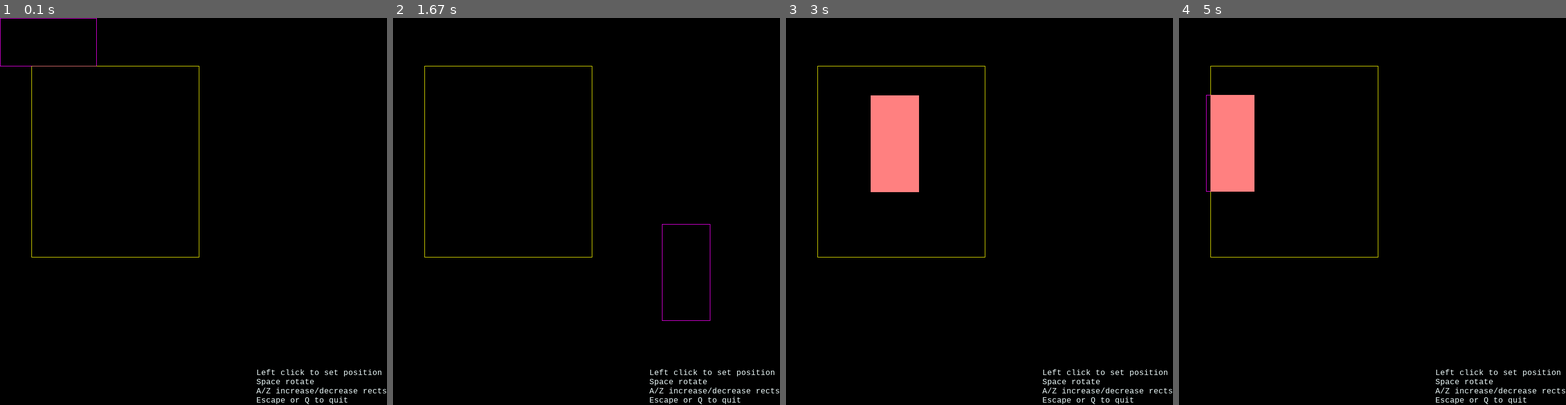
Above: before the commit, frames 1-4 (left to right).
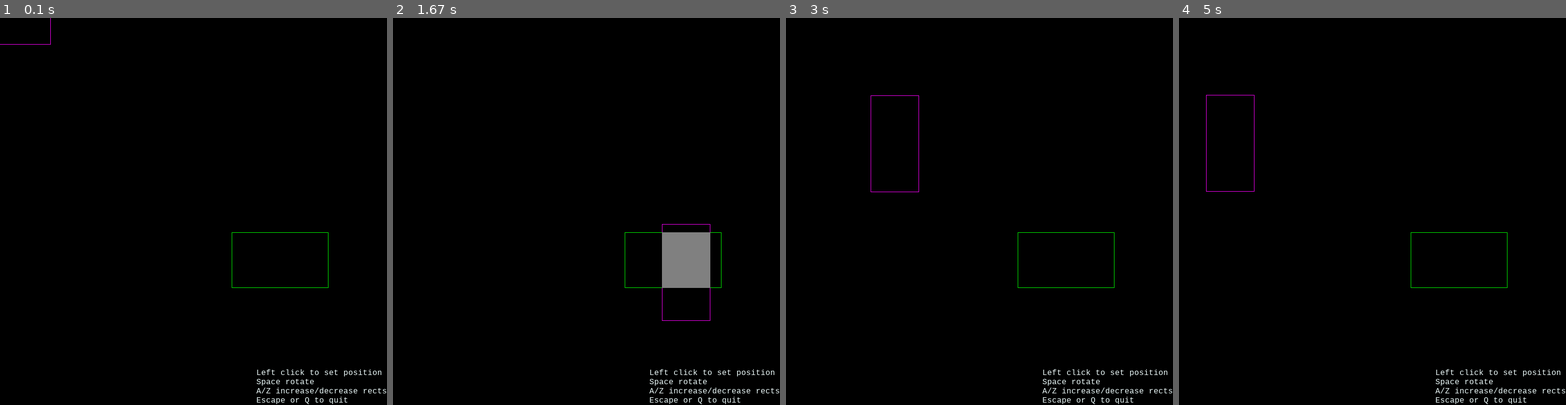
Above: after the commit, the same moments.

Repository: hitbox/scratch
Game: pygame game, started from pygame/overlap.py
The game is run twice, just before and just after one commit, with the same random seed, the same clock (stepped at 60 frames per second) and the same inputs.
Inputs (mouse positions are in pixels of both pictures, inside the frame that each line leads up to):
- Up to frame 1 (0.1 s): no input
- Up to frame 2 (1.67 s): press the mouse at (493, 215) at 0.37 s; move the mouse to (559, 257) at 0.47 s; release the mouse at (625, 296) at 0.6 s; tap Space at 0.67 s; press the mouse at (493, 215) at 1.03 s; move the mouse to (532, 261) at 1.13 s; release the mouse at (567, 312) at 1.27 s; press the mouse at (493, 215) at 1.37 s; move the mouse to (590, 242) at 1.47 s; release the mouse at (687, 273) at 1.6 s
- Up to frame 3 (3 s): press the mouse at (886, 215) at 1.7 s; move the mouse to (998, 265) at 1.8 s; release the mouse at (1114, 312) at 1.93 s; press the mouse at (886, 215) at 2.03 s; move the mouse to (971, 180) at 2.13 s; release the mouse at (1060, 141) at 2.27 s; press the mouse at (886, 215) at 2.37 s; move the mouse to (975, 165) at 2.47 s; release the mouse at (1064, 118) at 2.6 s; press the mouse at (886, 215) at 2.7 s; move the mouse to (890, 180) at 2.8 s; release the mouse at (894, 141) at 2.93 s
- Up to frame 4 (5 s): press the mouse at (1279, 215) at 3.03 s; move the mouse to (1268, 285) at 3.13 s; release the mouse at (1256, 354) at 3.27 s; press the mouse at (1279, 215) at 3.37 s; move the mouse to (1287, 226) at 3.47 s; release the mouse at (1295, 242) at 3.6 s; press the mouse at (1279, 215) at 3.7 s; move the mouse to (1387, 257) at 3.8 s; release the mouse at (1492, 304) at 3.93 s; press the mouse at (1279, 215) at 4.03 s; move the mouse to (1314, 153) at 4.13 s; release the mouse at (1349, 95) at 4.27 s; press the mouse at (1279, 215) at 4.37 s; move the mouse to (1279, 246) at 4.47 s; release the mouse at (1275, 277) at 4.6 s; press the mouse at (1279, 215) at 4.7 s; move the mouse to (1256, 180) at 4.8 s; release the mouse at (1229, 141) at 4.93 s

The runs differ from the first frame. In frame 1, 0.4% of the frame differs, in the area x 0-85%, y 0-70%; in frame 2, 2.1%; in frame 3, 3.5%, in the area x 8-85%, y 12-70%; in frame 4, 3.1%.

Commit message:
pygame/overlap.py
- cleanup
- fiddling

Diff:
--- a/pygame/overlap.py
+++ b/pygame/overlap.py
@@ -3,7 +3,6 @@
 import itertools as it
 import os
 import random
-import string
 
 from operator import attrgetter
 
@@ -11,6 +10,8 @@
     import pygame
 
 colorfuls = list(it.product((255,0), repeat=3))
+
+sides = attrgetter('top', 'right', 'bottom', 'left')
 
 class RectDraw:
 
@@ -69,26 +70,40 @@
     height = bottom - top
     return pygame.Rect(left, top, width, height)
 
-def generate_rects(n, draw_rects, spawn, side):
-    random.shuffle(colorfuls)
-    colors = it.cycle(colorfuls)
-    mindim = side // 4
-    while len(draw_rects) < n:
-        color = next(colors)
-        width = random.randint(-side, side)
-        height = random.randint(-side, side)
-        if (
-            abs(width) > mindim
-            and abs(height) > mindim
-            and width * height > mindim
-        ):
-            rect = pygame.Rect((0,)*2, (width,height))
-            rect.normalize()
-            x = random.randint(spawn.left, spawn.right)
-            y = random.randint(spawn.top, spawn.bottom)
-            rect.center = (x, y)
-            draw_rect = RectDraw(rect, color=color)
-            draw_rects.append(draw_rect)
+def random_point(rect):
+    top, right, bottom, left = sides(rect)
+    return (
+        random.randint(left, right),
+        random.randint(top, bottom)
+    )
+
+def random_rect(inside):
+    top, right, bottom, left = sides(inside)
+    _left, _right = sorted(random.randint(left, right) for _ in range(2))
+    _top, _bottom = sorted(random.randint(top, bottom) for _ in range(2))
+    width = _right - _left
+    height = _bottom - _top
+    return (_left, _top, width, height)
+
+def is_position_event(event):
+    return (
+        (
+            event.type == pygame.MOUSEMOTION
+            and
+            event.buttons[0]
+        )
+        or
+        (
+            event.type == pygame.MOUSEBUTTONDOWN
+            and
+            event.button == pygame.BUTTON_LEFT
+        )
+    )
+
+def iter_overlaps(rect, others):
+    for other_rect in others:
+        if other_rect is not rect and other_rect.colliderect(rect):
+            yield (other_rect, other_rect.clip(rect))
 
 def run(args):
     "Interactive overlapping rect demo"
@@ -99,7 +114,7 @@
     screen = pygame.display.set_mode((800,)*2)
     background = screen.copy()
     frame = screen.get_rect()
-    side = min(frame.size)//2
+    side = min(frame.size)//4
     spawn = frame.inflate((-side,)*2)
 
     help_lines = (
@@ -119,14 +134,26 @@
         pygame.Rect((0,)*2, (200,100)),
         color='magenta',
     )
+    knife.rect.center = pygame.mouse.get_pos()
 
     nrects = 2
-    draw_rects = None
+    draw_rects = []
+    random.shuffle(colorfuls)
+    colors = it.cycle(colorfuls)
 
     def genrects():
-        nonlocal draw_rects
-        draw_rects = [knife]
-        generate_rects(nrects, draw_rects, spawn, side=side)
+        draw_rects.clear()
+        draw_rects.append(knife)
+        while len(draw_rects) < nrects:
+            for _ in range(10):
+                rect = pygame.Rect(random_rect(spawn))
+                if not any(rect.colliderect(draw_rect.rect) for draw_rect in draw_rects):
+                    color = next(colors)
+                    draw_rect = RectDraw(rect, color=color)
+                    draw_rects.append(draw_rect)
+                    break
+            else:
+                draw_rects.pop()
 
     genrects()
     frame = 0
@@ -149,6 +176,7 @@
                 elif event.key == pygame.K_SPACE:
                     # rotate
                     knife.rect.size = (knife.rect.height, knife.rect.width)
+                    knife.rect.center = pygame.mouse.get_pos()
                 elif event.key == pygame.K_a:
                     nrects += 1
                     genrects()
@@ -156,13 +184,13 @@
                     if nrects > 2:
                         nrects -= 1
                         genrects()
-        # update
-        b1, b2, b3 = pygame.mouse.get_pressed()
-        if b1:
-            knife.rect.center = pygame.mouse.get_pos()
+            elif is_position_event(event):
+                knife.rect.center = event.pos
         # draw
         screen.blit(background, (0,)*2)
+
         # draw rects and collect overlaps
+
         overlapping = []
         for draw_rect in draw_rects:
             color = draw_rect.style.get('color', 'magenta')
